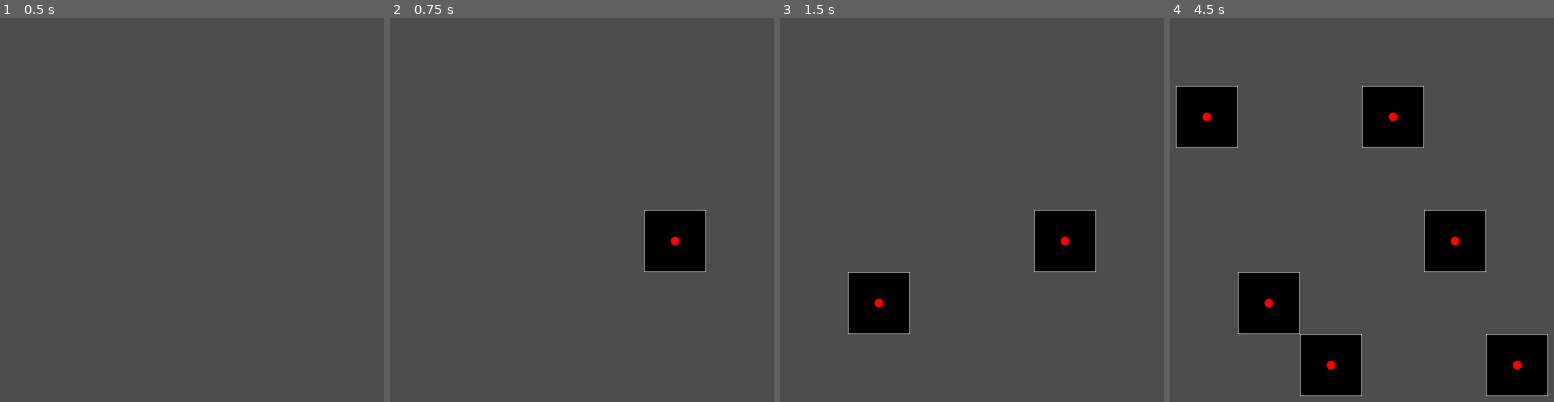
Above: before the commit, frames 1-4 (left to right).
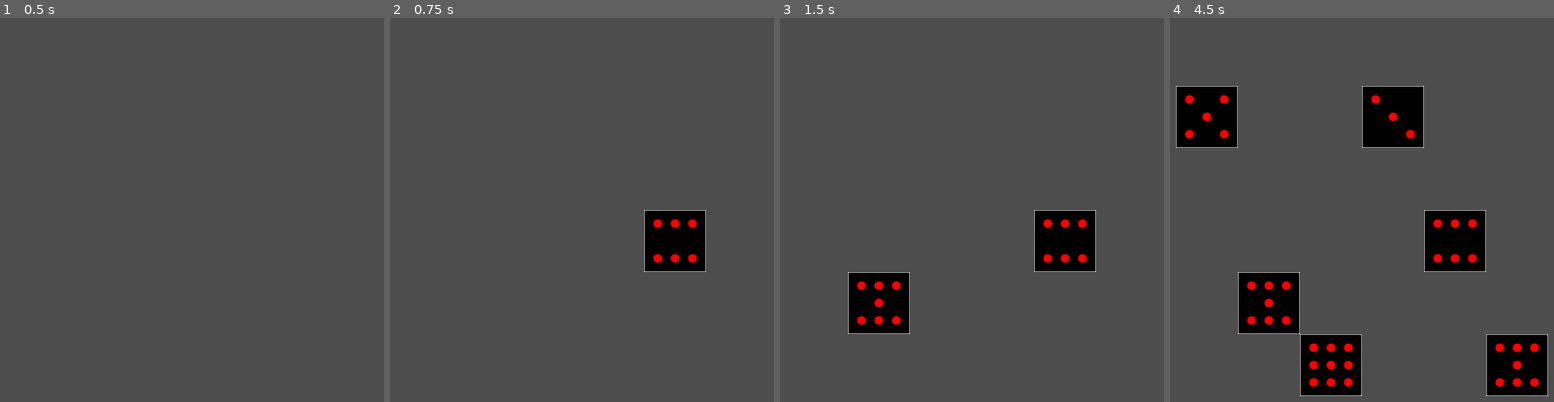
Above: after the commit, the same moments.

Repository: gturri/godot-test
Game: Godot game, scene res://test4-otnup/test4-otnup-main.tscn
Two runs of this game, one before a commit and one after it. Both use one fixed random seed, a clock stepped at 60 frames per second and the inputs below. The project has no main scene, so this scene is started directly.
Inputs (mouse positions are in pixels of both pictures, inside the frame that each line leads up to):
- Up to frame 1 (0.5 s): no input
- Up to frame 2 (0.75 s): tap Enter at 0.5 s; move the mouse to (670, 213) at 0.52 s; press the mouse at (670, 213) at 0.53 s; hold Right (ui_right) from 0.53 s (still down)
- Up to frame 3 (1.5 s): tap Space at 1.25 s; move the mouse to (864, 282) at 1.27 s; release Right (ui_right) at 1.28 s; release the mouse at (864, 282) at 1.28 s; hold Left (ui_left) from 1.28 s (still down); click (864, 282) at 1.35 s
- Up to frame 4 (4.5 s): tap Enter at 2, 3.5 s; move the mouse to (1392, 94) at 2.02 s; release Left (ui_left) at 2.03 s; press the mouse at (1392, 94) at 2.03 s; hold Right (ui_right) 2.03-3.53 s; tap Space at 2.75, 4.25 s; move the mouse to (1323, 386) at 2.77 s; release the mouse at (1323, 386) at 2.78 s; click (1323, 386) at 2.85 s; move the mouse to (1484, 352) at 3.52 s; press the mouse at (1484, 352) at 3.53 s; hold Left (ui_left) from 3.53 s (still down); move the mouse to (1208, 144) at 4.27 s; release the mouse at (1208, 144) at 4.28 s; click (1208, 144) at 4.35 s

Frame 1 is identical in both runs. In frame 2, 0.3% of the frame differs, in the area x 68-81%, y 52-64%; in frame 3, 0.6%; in frame 4, 1.6%, in the area x 3-97%, y 19-97%.

Commit message:
Introduce scene Deck

Diff:
--- /dev/null
+++ b/test4-otnup/Deck.gd
@@ -0,0 +1,13 @@
+extends Node
+
+var remaining = Array()
+
+# Called when the node enters the scene tree for the first time.
+func _ready():
+	for number in 9:
+		remaining.append(number)
+		remaining.append(number)
+	remaining.shuffle()
+
+func draw():
+	return remaining.pop_back()
--- /dev/null
+++ b/test4-otnup/Deck.tscn
@@ -0,0 +1,6 @@
+[gd_scene load_steps=2 format=3 uid="uid://1w11wp744pqv"]
+
+[ext_resource type="Script" path="res://test4-otnup/Deck.gd" id="1_g6kaq"]
+
+[node name="Deck" type="Node"]
+script = ExtResource("1_g6kaq")
--- a/test4-otnup/test4-otnup-main.gd
+++ b/test4-otnup/test4-otnup-main.gd
@@ -1,15 +1,19 @@
 extends Node2D
 
+var deckScene = preload("res://test4-otnup/Deck.tscn")
+var deck
 
 # Called when the node enters the scene tree for the first time.
 func _ready():
-	pass # Replace with function body.
+	deck = deckScene.instantiate()
+	add_child(deck)
 
 func _input(event):
 	if event.is_action_pressed("select_tile"):
 		var mouse_pos = get_global_mouse_position()
 		var tile_pos = $TileMap.local_to_map(mouse_pos)
-		$TileMap.set_cell(0, tile_pos, 0, Vector2i(0, 0))
+		var card = deck.draw()
+		$TileMap.set_cell(0, tile_pos, 0, Vector2i(card, 0))
 
 # Called every frame. 'delta' is the elapsed time since the previous frame.
 func _process(_delta):
